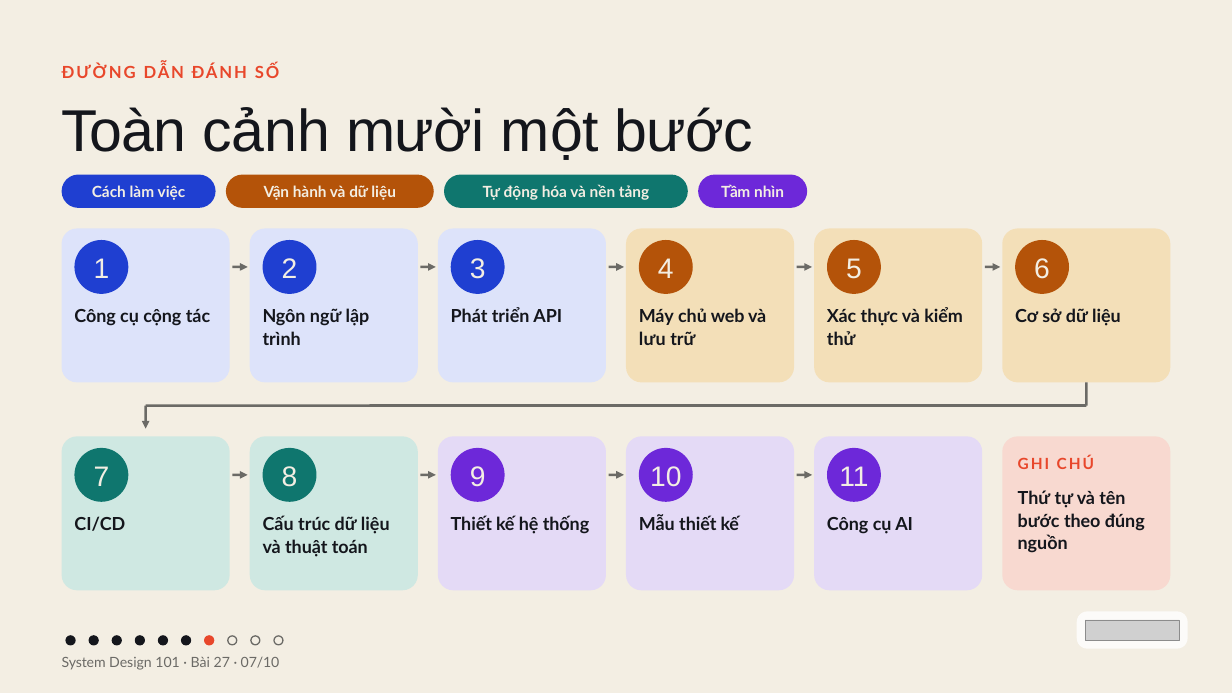
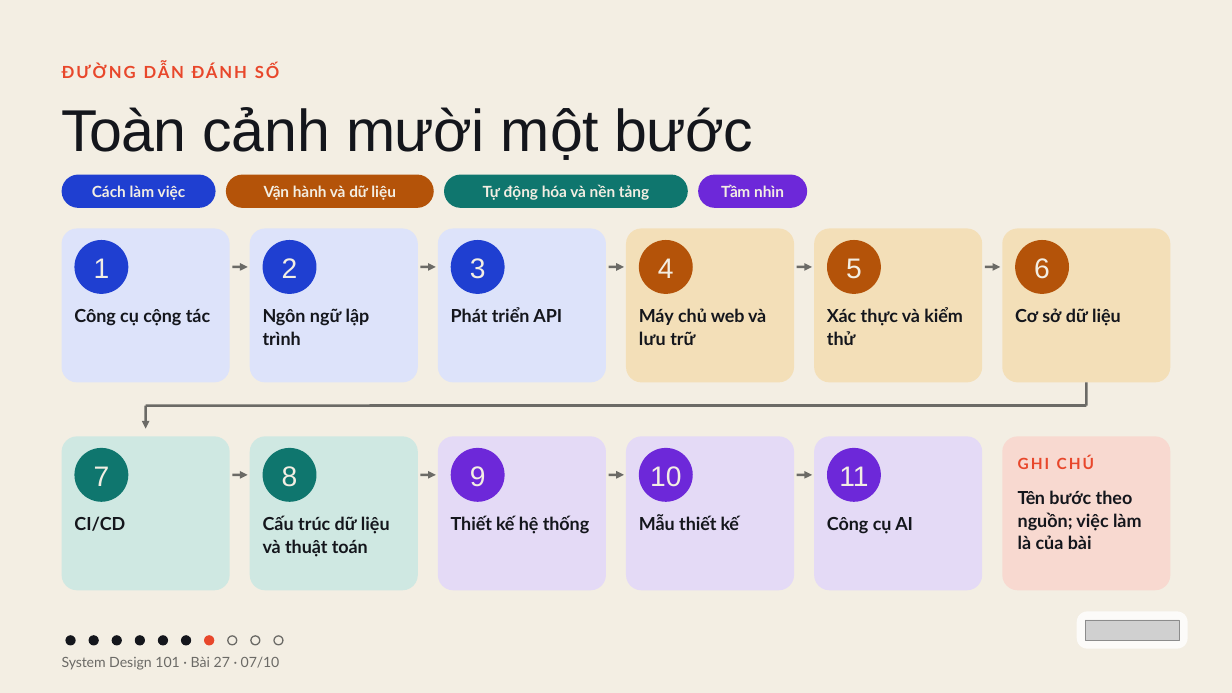
Before and after one commit to vohoailinh90/tool-marketing-studio, a slide deck: slide 7 of system-design-101/vi/lessons/sd-10-027/slides/sd-10-027.pptx. Drawn at 1232x693 pixels with LibreOffice and Linux fonts; fonts in the diff are those of the drawing; grey boxes stand for pictures. Boxes give left, top, right and bottom in pixels: in the first picture for what was removed or moved away, otherwise in the second. Text is boxed around its words. In the diff, an @@ line names an element or a change of style, - is before the commit and + after.

```diff
--- a/system-design-101/vi/lessons/sd-10-027/slides/sd-10-027.pptx
+++ b/system-design-101/vi/lessons/sd-10-027/slides/sd-10-027.pptx
@@ text at (1018, 490, 1142, 549): text changed @@
-Thứ tự và tên bước theo đúng nguồn
+Tên bước theo nguồn; việc làm là của bài
```
Also in this commit, not shown: 9 other slides changed.
